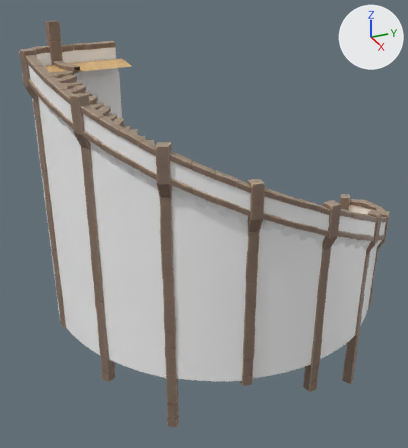
What one commit did to the FBX model ProjectKerstboom_Unity/Assets/Content/Jonne/Art/Models/SM_Arena_Stairs.fbx.
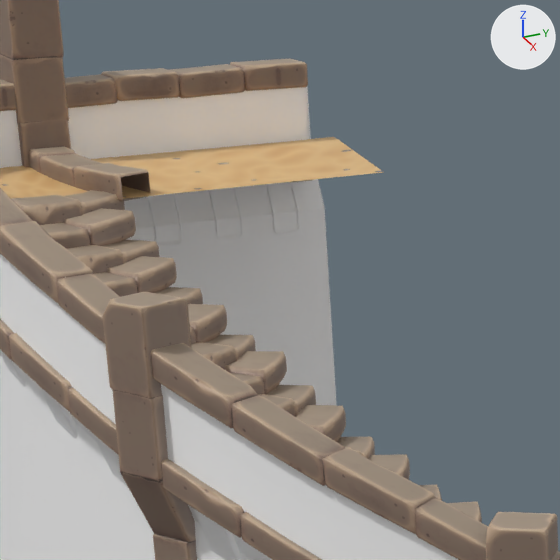
Old and new are each drawn whole from a 50 mm camera at (6.52, -2.92, 0.99) aimed at (0.85, -0.37, -1.84) and again close up on the part from 11% to 42% of the width and 6% to 34% of the height. The axes (+X, +Y, +Z) are drawn at upper right. The lights are the same throughout. Where no turn or scale is listed for an object, it has been applied to the vertices.
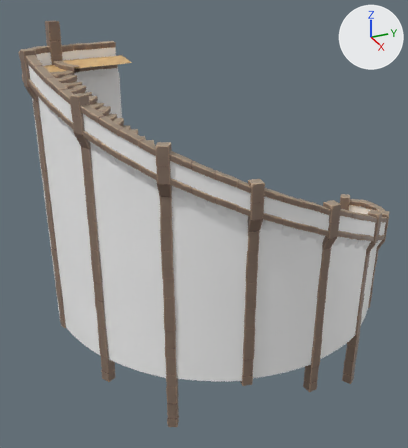
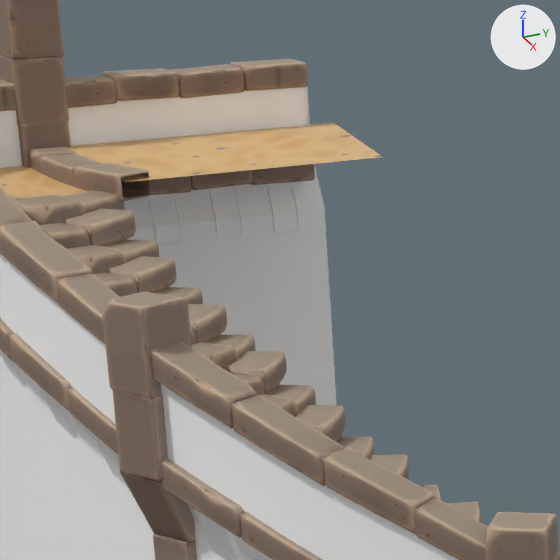
Changed parts and their boxes [x1, y1, x2, y2] in the close-ups (560 x 560 px):
'polySurface1564', added (brown): after [0, 122, 382, 199]
'pCube28', deleted (brown): before [0, 137, 383, 199]

The change in detail:
Mesh me_mesh_002_1 is new.
It has 9 vertices, 3 faces and spans x -0.364..0.364, y -0.599..0.599, z -0.026..0.026.
It uses material mat_sand_1 (picture img_sand_1_basecolor_png).
Object 'pCube28' (ob_pcube28) is deleted.
Object 'polySurface1564' (ob_polysurface1564) is new; it shows me_mesh_002_1.
Its location is (0.031, -1.524, -0.019).
